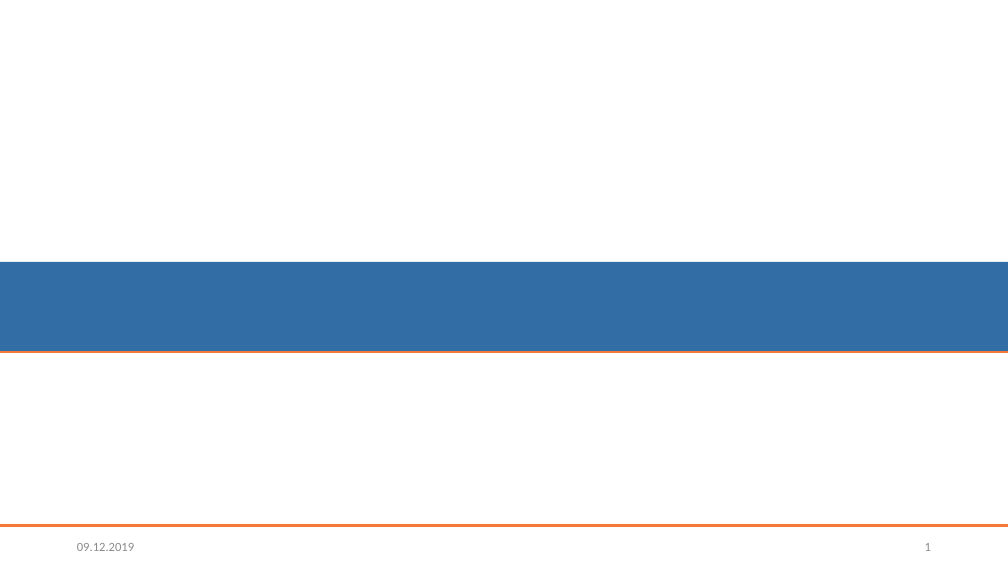
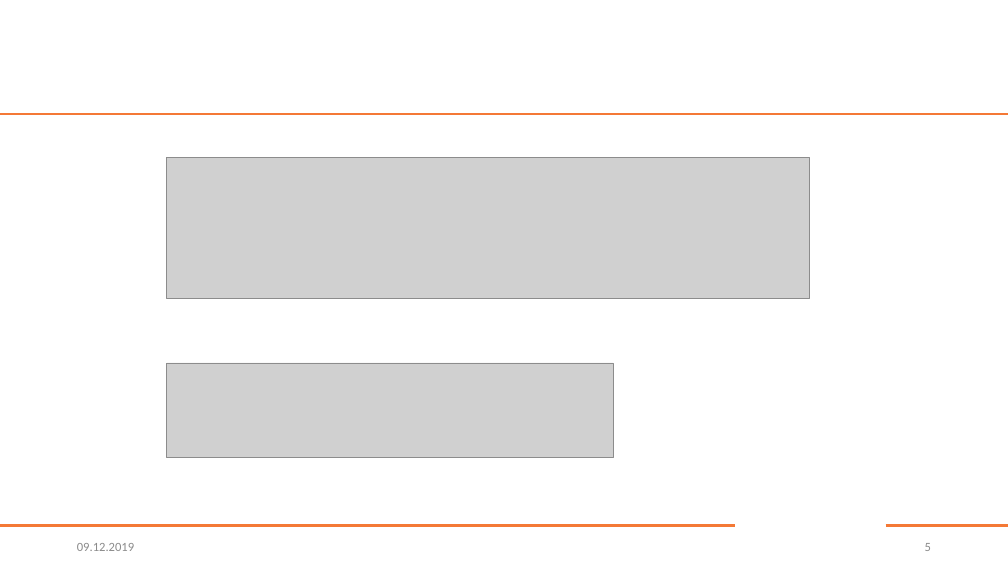
Before and after one commit to Christoph-Mitutoyo/T3000, a slide deck: slide 5 of Stuff/T3000.pptx (slide 1 before the commit). Drawn at 1008x567 pixels with LibreOffice and Linux fonts; fonts in the diff are those of the drawing; grey boxes stand for pictures; background and template pictures are left out. Boxes give left, top, right and bottom in pixels: in the first picture for what was removed or moved away, otherwise in the second. Text is boxed around its words. In the diff, an @@ line names an element or a change of style, - is before the commit and + after.

```diff
--- a/Stuff/T3000.pptx
+++ b/Stuff/T3000.pptx
@@ rectangle removed at (0,0,1008,262) @@
@@ line moved from (0, 352) - (1008, 352) to (0, 114) - (1008, 114) @@
@@ picture added at (167,158,810,299) @@
@@ rectangle removed at (0,262,1008,352) @@
@@ picture added at (167,363,614,457) @@
@@ line moved from (0, 526) - (1008, 526) to (0, 526) - (735, 526) @@
@@ line added from (885, 526) to (1008, 526), #F47936 2 pt @@
@@ page number at (925,543,931,551): text changed @@
-1
+5
```
Also in this commit, not shown: 3 other slides changed, 7 slides added.
